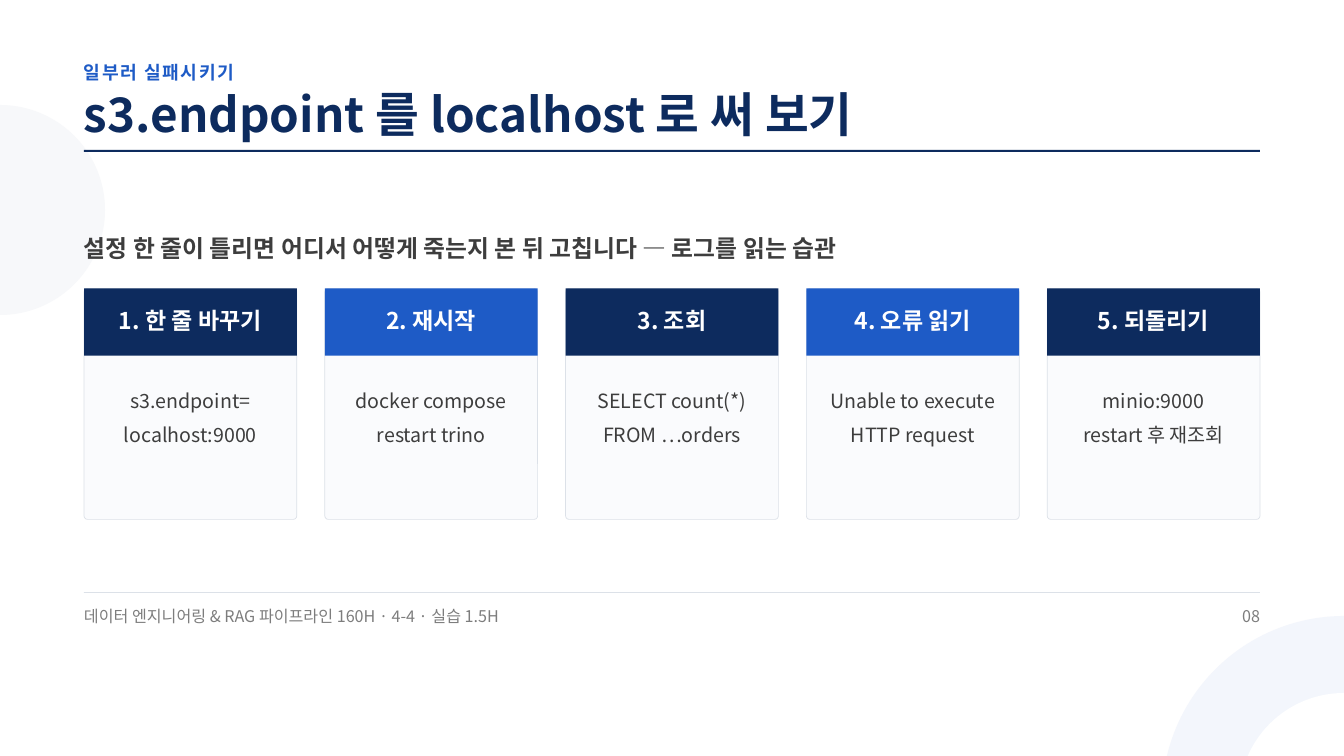
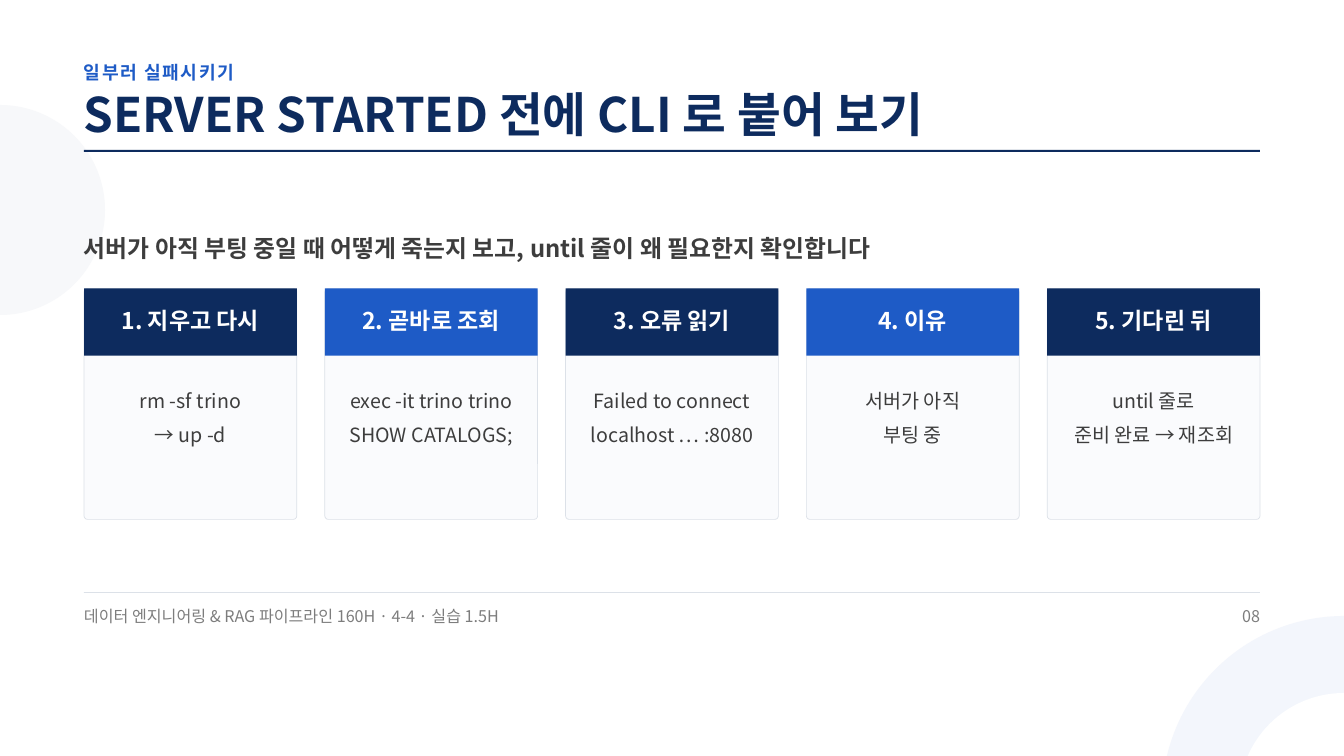
Before and after one commit to aebonlee/materials, a slide deck: slide 8 of data-eng/decks/w4d4s2.pptx. Drawn at 1344x756 pixels with LibreOffice and Linux fonts; fonts in the diff are those of the drawing. Boxes give left, top, right and bottom in pixels: in the first picture for what was removed or moved away, otherwise in the second. Text is boxed around its words. In the diff, an @@ line names an element or a change of style, - is before the commit and + after.

```diff
--- a/data-eng/decks/w4d4s2.pptx
+++ b/data-eng/decks/w4d4s2.pptx
@@ text at (x1=84, y1=92, x2=924, y2=137): text changed @@
-s3.endpoint 를 localhost 로 써 보기
+SERVER STARTED 전에 CLI 로 붙어 보기
@@ text at (x1=84, y1=237, x2=871, y2=262): text changed @@
-설정 한 줄이 틀리면 어디서 어떻게 죽는지 본 뒤 고칩니다 — 로그를 읽는 습관
+서버가 아직 부팅 중일 때 어떻게 죽는지 보고, until 줄이 왜 필요한지 확인합니다
@@ text at (x1=122, y1=309, x2=259, y2=331): text changed @@
-1. 한 줄 바꾸기
+1. 지우고 다시
@@ text at (x1=362, y1=309, x2=500, y2=331): text changed @@
-2. 재시작
+2. 곧바로 조회
@@ text at (x1=614, y1=309, x2=730, y2=331): text changed @@
-3. 조회
+3. 오류 읽기
@@ text at (x1=878, y1=309, x2=947, y2=331): text changed @@
-4. 오류 읽기
+4. 이유
@@ text at (x1=1095, y1=309, x2=1212, y2=331): text changed @@
-5. 되돌리기
+5. 기다린 뒤
@@ text at (x1=140, y1=392, x2=241, y2=447): text changed @@
-s3.endpoint=
-localhost:9000
+rm -sf trino
+→ up -d
@@ text at (x1=350, y1=393, x2=513, y2=446): text changed @@
-docker compose
-restart trino
+exec -it trino trino
+SHOW CATALOGS;
@@ text at (x1=591, y1=392, x2=753, y2=443): text changed @@
-SELECT count(*)
-FROM …orders
+Failed to connect
+localhost … :8080
@@ text at (x1=866, y1=391, x2=960, y2=444): text changed @@
-Unable to execute
-HTTP request
+서버가 아직
+부팅 중
@@ text at (x1=1074, y1=392, x2=1233, y2=444): text changed @@
-minio:9000
-restart 후 재조회
+until 줄로
+준비 완료 → 재조회
```
Also in this commit, not shown: 8 other slides changed, 11 other files.
